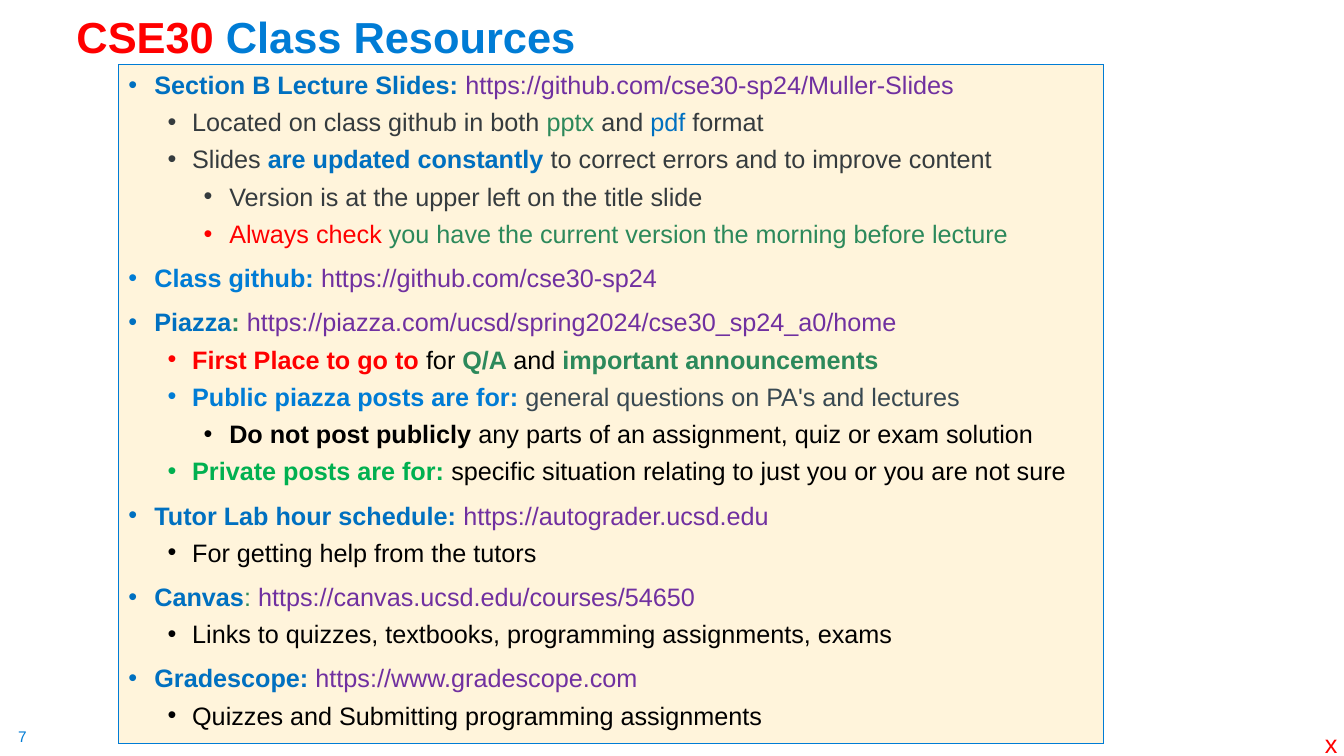
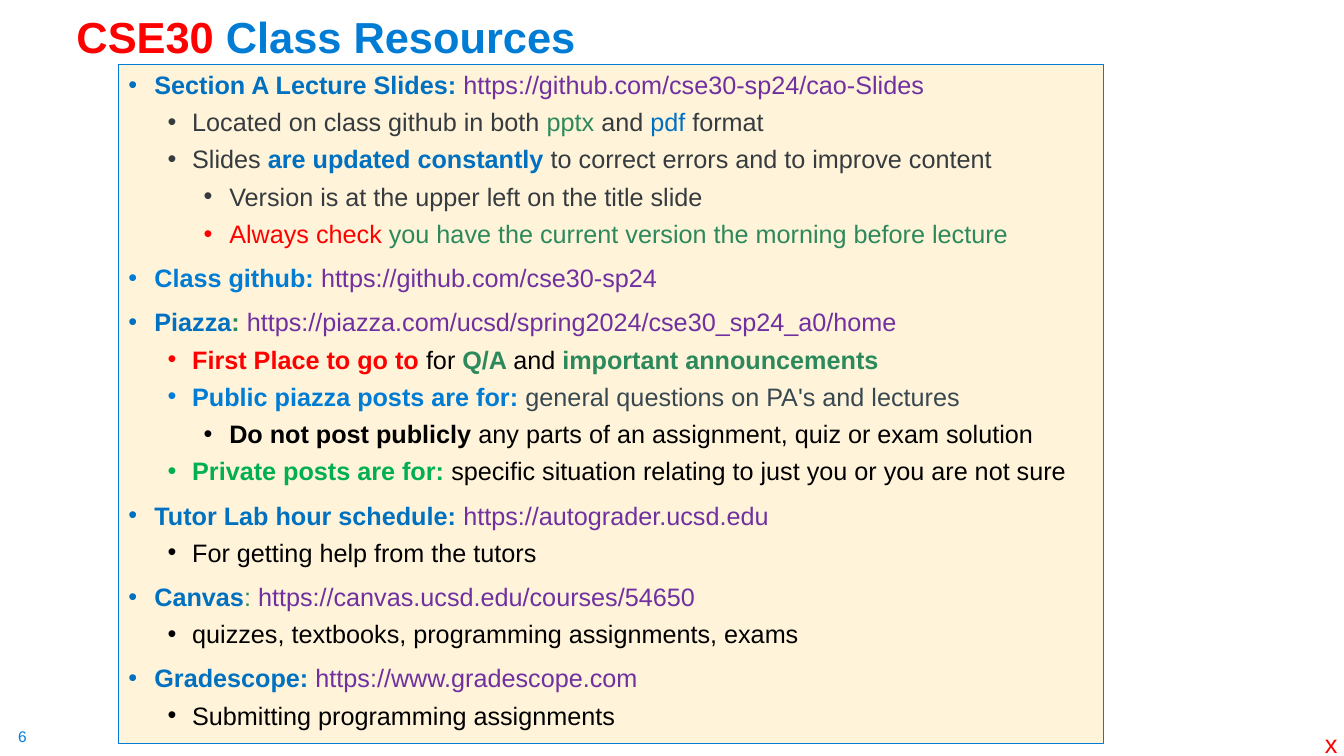
Before and after one commit to cse30-sp24/Cao-slides, a slide deck: slide 6 of 01-C-Part1.pptx (slide 7 before the commit). Drawn at 1344x756 pixels with LibreOffice and Linux fonts; fonts in the diff are those of the drawing. Boxes give left, top, right and bottom in pixels: in the first picture for what was removed or moved away, otherwise in the second. Text is boxed around its words. In the diff, an @@ line names an element or a change of style, - is before the commit and + after.

```diff
--- a/01-C-Part1.pptx
+++ b/01-C-Part1.pptx
@@ text "Section A Lecture Slides: https://github.com/cse30-sp24/cao- ..." at (118, 65, 1104, 744): fill #FFF4DB to #FFF3DA @@
@@ text at (154, 75, 924, 100): text changed @@
-• Section B Lecture Slides: https://github.com/cse30-sp24/Muller-Slides
+• Section A Lecture Slides: https://github.com/cse30-sp24/cao-Slides
@@ text at (154, 112, 1066, 693): text colour #363B3E to #353B3E in "Located on class github in both and ...", "Slides to correct errors and to improve ...", "Version is at the upper left on ..." @@
@@ text at (192, 624, 798, 649): text changed @@
-  • Links to quizzes, textbooks, programming assignments, exams
+  • quizzes, textbooks, programming assignments, exams
@@ text at (192, 706, 615, 730): text changed @@
-  • Quizzes and Submitting programming assignments
+  • Submitting programming assignments
@@ page number at (18, 731, 27, 742): text changed @@
-7
+6
```
Also in this commit, not shown: 94 other slides changed, 1 slide added, 2 slides removed.
